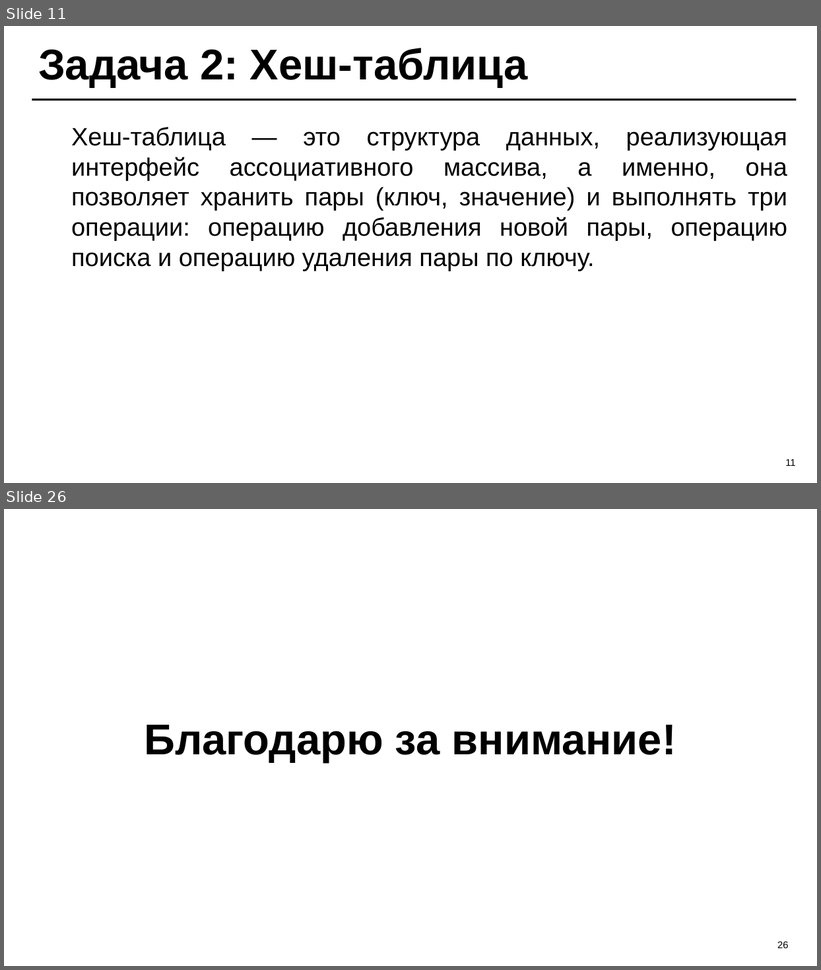
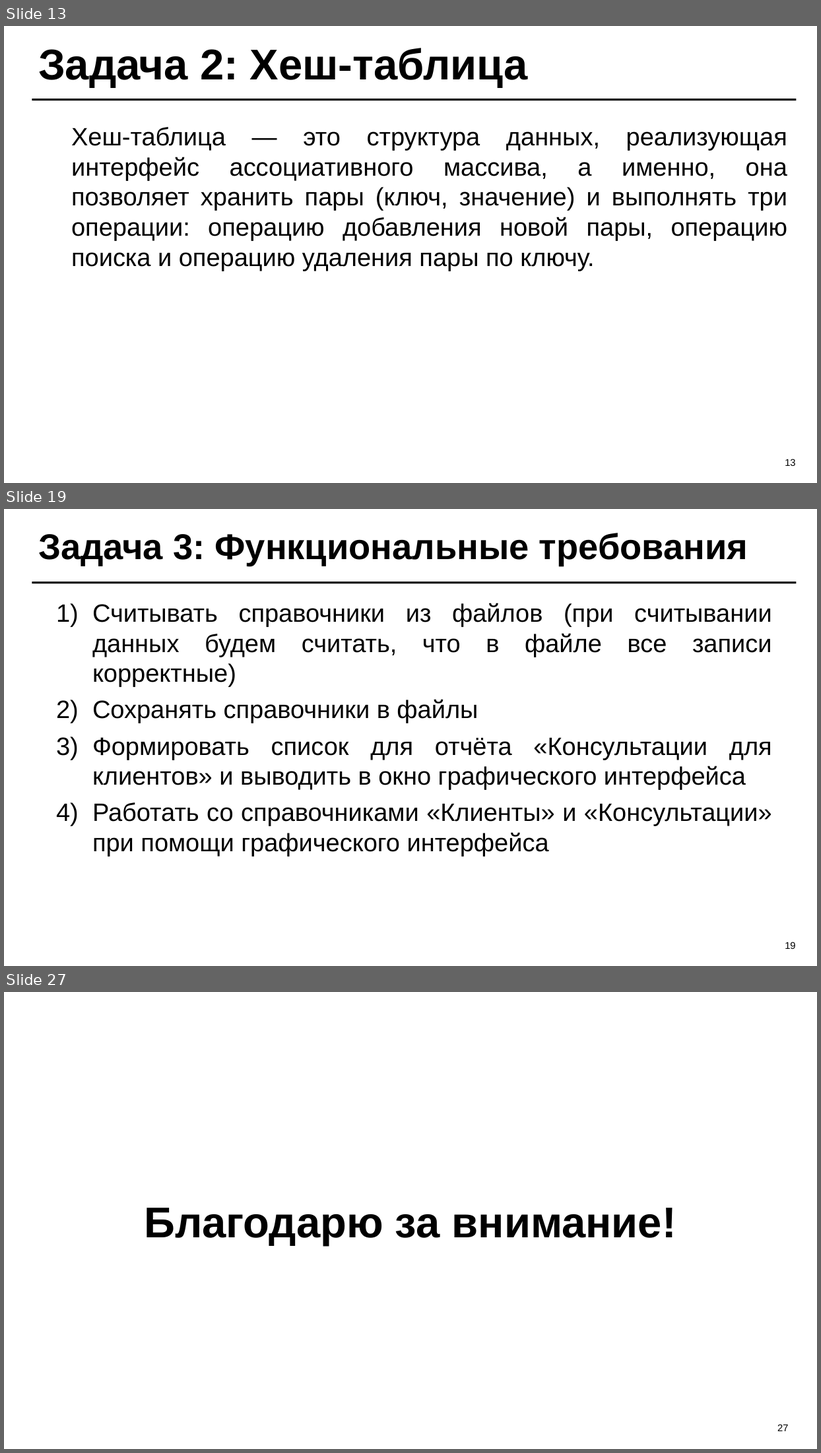
Before and after one commit to TheFusterMan/KursProject, a slide deck: Курсовой проект 2025 - ИС Юридическая фирма Б9123-09.03.04.ppt. Shown one above the other, each under a label of ours: slides 11 and 26 before the commit, slides 13, 19 and 27 after it; the slides between them are not shown. The pictures are 821x970 and 821x1453 pixels, drawn with LibreOffice and Linux fonts; fonts in the diff are those of the drawing; background and template pictures are left out. Boxes give left, top, right and bottom in pixels: in the first picture for what was removed or moved away, otherwise in the second. Text is boxed around its words. In the diff, an @@ line names an element or a change of style, - is before the commit and + after.

```diff
--- a/Курсовой проект 2025 - ИС Юридическая фирма Б9123-09.03.04.ppt
+++ b/Курсовой проект 2025 - ИС Юридическая фирма Б9123-09.03.04.ppt
@@ slide 19 added at box(4, 509, 817, 966), background #FFFFFF; not listed: 1 template element that a slide beside it also shows @@
@@ title added at box(38, 533, 748, 566), 40 pt, text #000000, bold @@
+Задача 3: Функциональные требования
@@ text added at box(92, 603, 772, 856), 28 pt, text #000000 @@
+1) Считывать справочники из файлов (при считывании данных будем считать, что в файле все записи корректные)
+2) Сохранять справочники в файлы
+3) Формировать список для отчёта «Консультации для клиентов» и выводить в окно графического интерфейса
+4) Работать со справочниками «Клиенты» и «Консультации» при помощи графического интерфейса
@@ page number added at box(785, 942, 795, 949), 10.8 pt, text #000000 @@
+19
@@ what was slide 11 is now slide 13 @@
@@ page number at box(785, 459, 795, 466): text changed @@
-11
+13
@@ what was slide 26 is now slide 27 @@
@@ page number at box(778, 1424, 788, 1432): text changed @@
-26
+27
```
Also in this commit, not shown: 17 slides changed, 6 other slides added, 6 slides removed, 7 other files.
